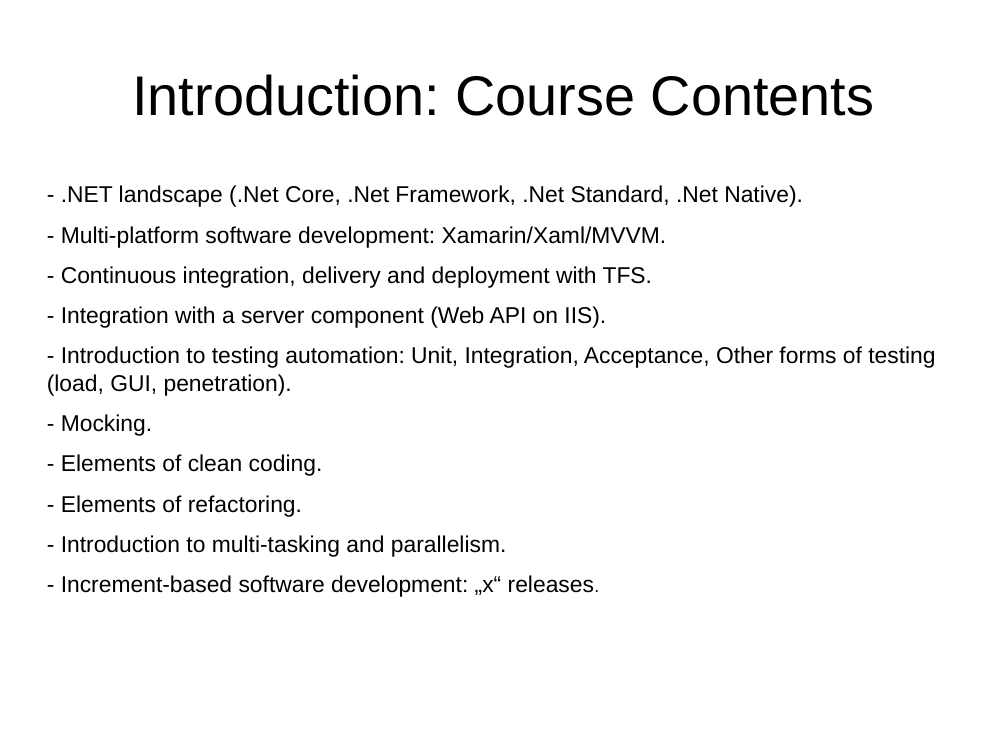
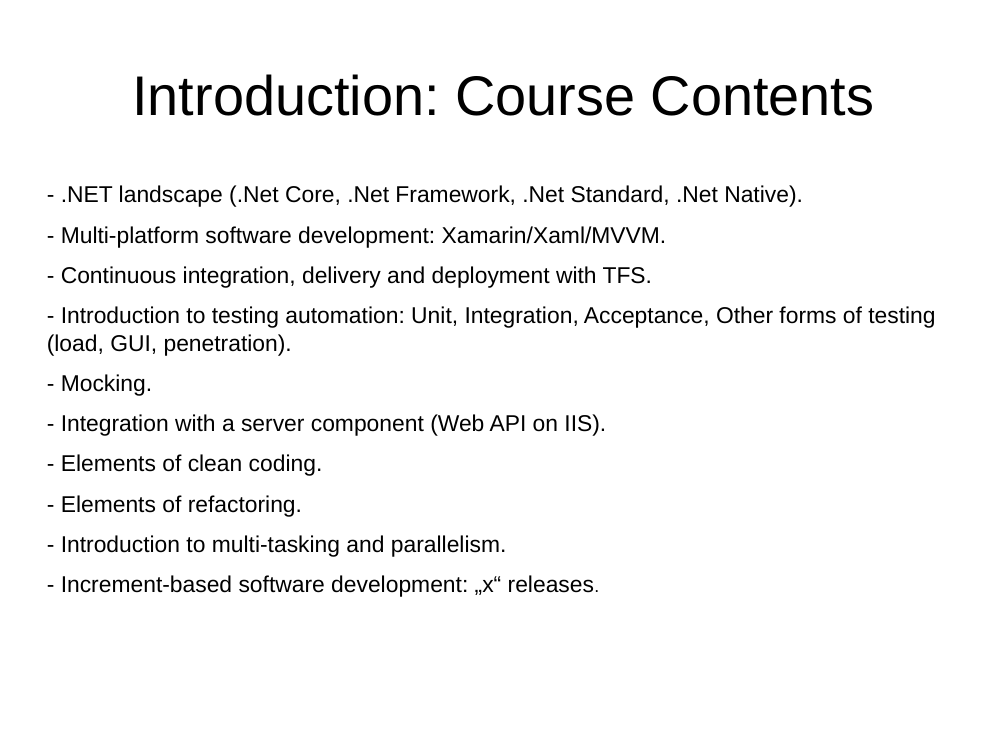
Before and after one commit to umbgtt10/TripLogFinal, a slide deck: slide 2 of Docs/Presentation.odp. Drawn at 1008x756 pixels with LibreOffice and Linux fonts; fonts in the diff are those of the drawing. Boxes give left, top, right and bottom in pixels: in the first picture for what was removed or moved away, otherwise in the second. Text is boxed around its words. In the diff, an @@ line names an element or a change of style, - is before the commit and + after.

```diff
--- a/Docs/Presentation.odp
+++ b/Docs/Presentation.odp
@@ text at (61, 306, 606, 328): paragraph removed @@
-- Integration with a server component (Web API on IIS).
@@ text at (61, 414, 606, 436): paragraph added @@
+- Integration with a server component (Web API on IIS).
```
Also in this commit, not shown: 10 other files.
